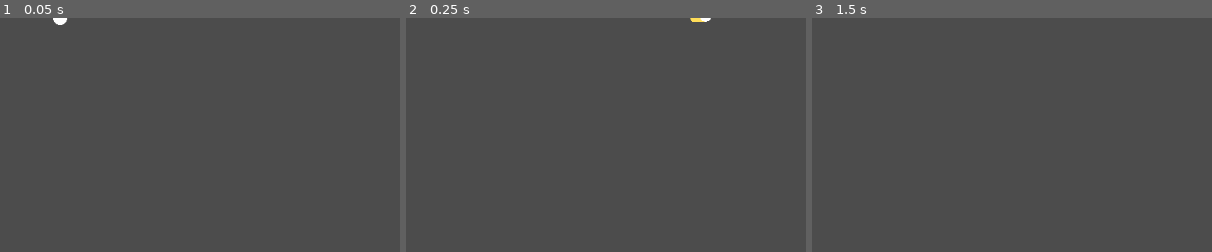
Above: before the commit, frames 1-3 (left to right).
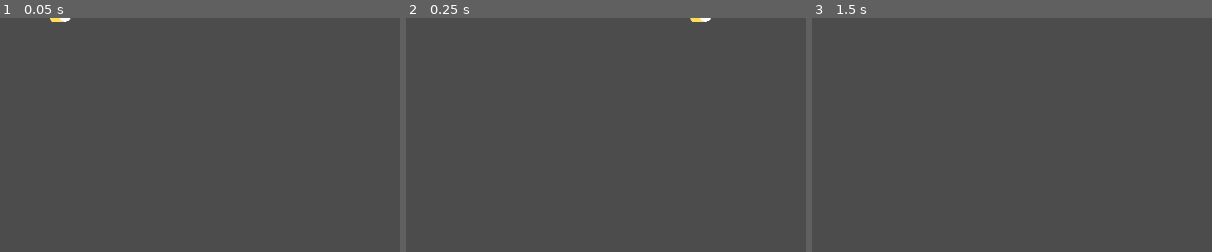
Above: after the commit, the same moments.

Repository: megarubber/green
Game: Godot game, scene res://others/bullet/Bullet.tscn
Same seed, same stepped clock (60 frames per second), same inputs: the game is played once before the commit and once after it. This scene is started directly instead of the project's main scene.
Inputs (mouse positions are % of the whole screen's width and height, from its top left):
- Up to frame 1 (0.05 s): no input
- Up to frame 2 (0.25 s): no input
- Up to frame 3 (1.5 s): tap Enter at 0.5 s; move the mouse to (72, 45) at 0.52 s; hold Right (ui_right) from 0.53 s (still down); tap Up (ui_up) at 0.77 s; tap Space at 1.25 s; move the mouse to (30, 55) at 1.27 s
The pictures show only the part of the screen within x 0-50%, y 0-50%; the shares and areas given below are measured in that part.

The runs differ from the first frame. In frame 1, less than 0.1% of the frame differs, in the area x 12-18%, y 0-3%; in frame 2, nothing differs; in frame 3, nothing differs.

Commit message:
style: returning void from functions

Diff:
--- a/guns/Gun.gd
+++ b/guns/Gun.gd
@@ -17,7 +17,7 @@
 onready var muzzle = $Muzzle
 onready var drop = $Drop
 
-func _ready():
+func _ready() -> void:
 	set_as_toplevel(true)
 
 func shotting() -> void: # Shotting with gun
@@ -36,7 +36,7 @@
 	yield(get_tree().create_timer(0.2), "timeout")
 	can_fire = true
 
-func _physics_process(_delta):
+func _physics_process(_delta: float):
 	position += velocity
 	velocity = velocity *0.7
 	global_position.x = lerp(global_position.x, get_parent().global_position.x, 0.4)
--- a/others/Screenshake.gd
+++ b/others/Screenshake.gd
@@ -5,7 +5,7 @@
 var time = 0
 
 # Screenshake function when gun shoots the bullet
-func shake(duration := 0.8, magnitude := 0.8):
+func shake(duration := 0.8, magnitude := 0.8) -> void:
 	while time < duration:
 		time += get_process_delta_time()
 		time = min(time, duration)
--- a/others/bullet/Bullet.gd
+++ b/others/bullet/Bullet.gd
@@ -7,24 +7,24 @@
 # Nodes Referencing
 onready var animation = $AnimationBullet
 
-func _ready():
+func _ready() -> void:
 	animation.play("Default")
 	set_as_toplevel(true)
 
-func _process(delta):
+func _process(delta: float) -> void:
 	# Movement of bullet
 	if !touched:
 		position += (Vector2.RIGHT * speed).rotated(rotation) * delta
 
-func _physics_process(_delta):
+func _physics_process(_delta) -> void:
 	if !touched:
 		yield(get_tree().create_timer(0.01), "timeout")
 		set_physics_process(false)
 
-func _on_VisibilityNotifier2D_screen_exited():
+func _on_VisibilityNotifier2D_screen_exited() -> void:
 	queue_free()
 
-func _on_Bullet_body_entered(_body):
+func _on_Bullet_body_entered(_body) -> void:
 	if !touched:
 		touched = true
 		animation.play("Explosion")
--- a/others/bullet/Bullet.tscn
+++ b/others/bullet/Bullet.tscn
@@ -17,6 +17,7 @@
 
 [sub_resource type="Animation" id=2]
 resource_name = "Default"
+step = 0.01
 tracks/0/type = "value"
 tracks/0/path = NodePath("Sprite:texture")
 tracks/0/interp = 1
@@ -24,7 +25,7 @@
 tracks/0/imported = false
 tracks/0/enabled = true
 tracks/0/keys = {
-"times": PoolRealArray( 0, 0.1 ),
+"times": PoolRealArray( 0, 0.02 ),
 "transitions": PoolRealArray( 1, 1 ),
 "update": 1,
 "values": [ ExtResource( 3 ), ExtResource( 4 ) ]
@@ -36,7 +37,7 @@
 tracks/1/imported = false
 tracks/1/enabled = true
 tracks/1/keys = {
-"times": PoolRealArray( 0, 0.1 ),
+"times": PoolRealArray( 0, 0.02 ),
 "transitions": PoolRealArray( 1, 1 ),
 "update": 0,
 "values": [ Vector2( 1, 1 ), Vector2( 1, 1 ) ]
--- a/player/Player.gd
+++ b/player/Player.gd
@@ -16,7 +16,7 @@
 onready var animation = $AnimationPlayer
 onready var screen_shake = $Camera/Screenshake
 
-func _ready():
+func _ready() -> void:
 	z_index = -2
 
 func execute_animation() -> void: # Player's animation function
@@ -64,7 +64,7 @@
 
 	motion = move_and_slide(motion, UP)
 
-func _physics_process(_delta):
+func _physics_process(_delta: float) -> void:
 	movement()
 	flip()
 	execute_animation()
--- a/player/Player.tscn
+++ b/player/Player.tscn
@@ -287,7 +287,7 @@
 script = ExtResource( 19 )
 
 [node name="Muzzle" type="Position2D" parent="GunSprite"]
-position = Vector2( 23.6, -4.8 )
+position = Vector2( 18.8, -4.8 )
 
 [node name="Drop" type="Position2D" parent="GunSprite"]
 position = Vector2( -8.8, -2.8 )
